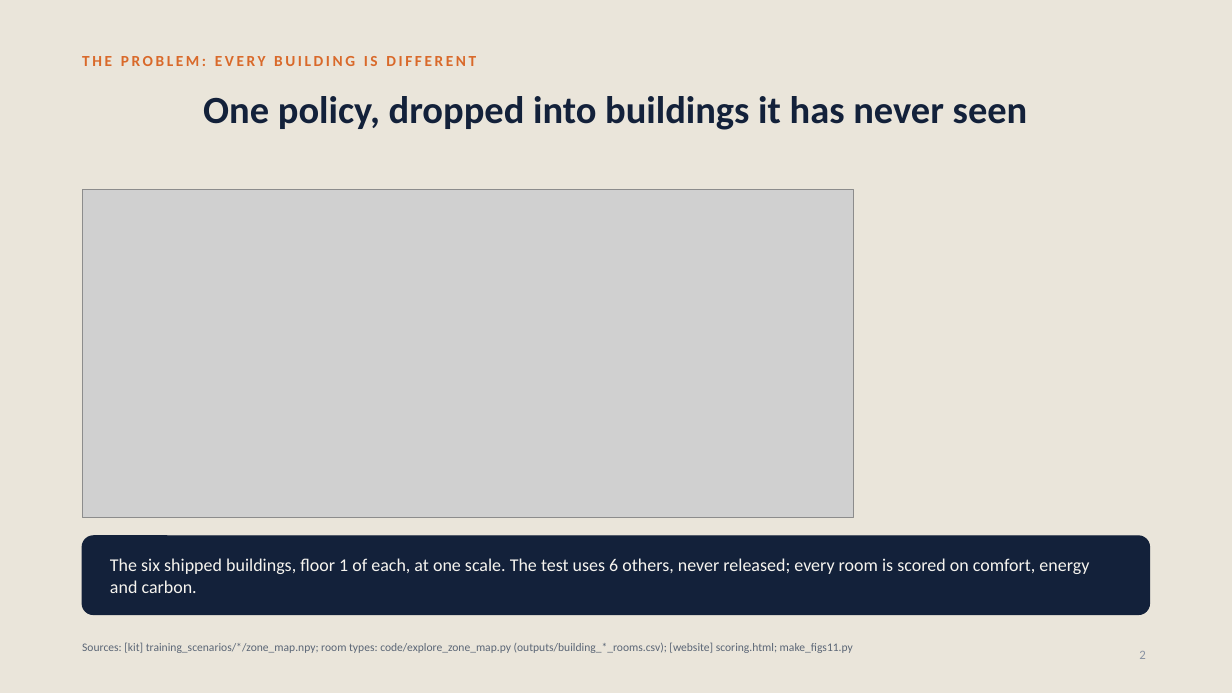
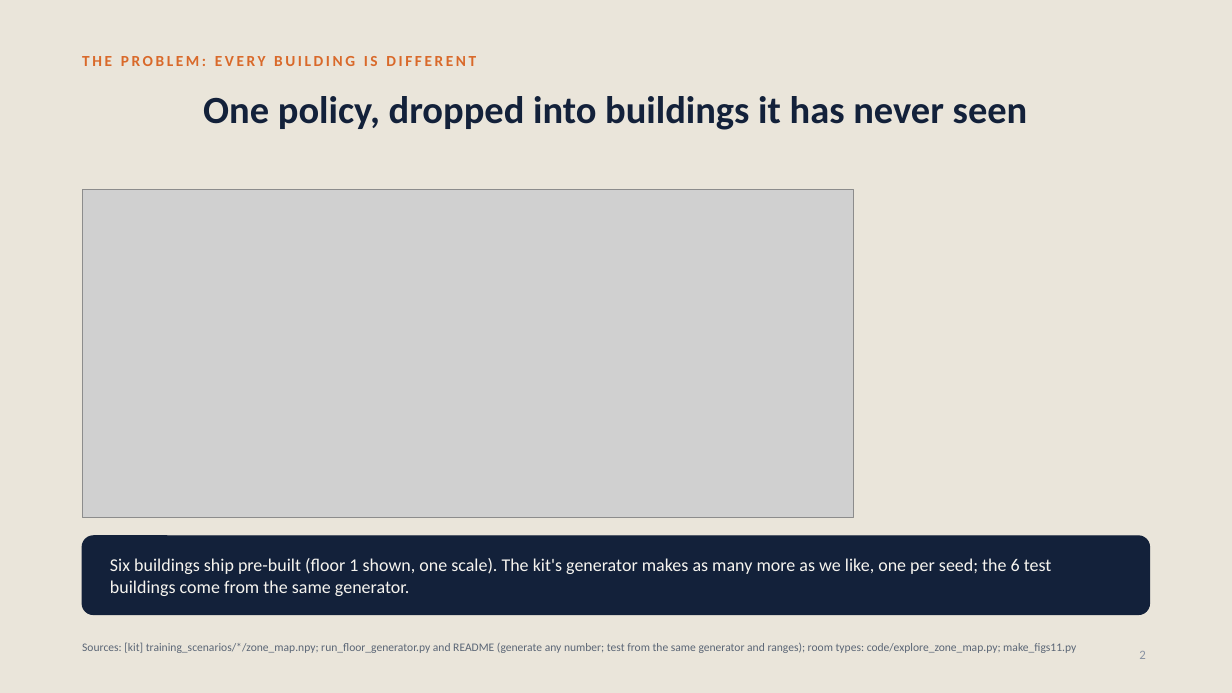
Before and after one commit to srivathsanb14/working-code, a slide deck: slide 2 of docs/One_Controller_for_Every_Building_meeting.pptx. Drawn at 1232x693 pixels with LibreOffice and Linux fonts; fonts in the diff are those of the drawing; grey boxes stand for pictures. Boxes give left, top, right and bottom in pixels: in the first picture for what was removed or moved away, otherwise in the second. Text is boxed around its words. In the diff, an @@ line names an element or a change of style, - is before the commit and + after.

```diff
--- a/docs/One_Controller_for_Every_Building_meeting.pptx
+++ b/docs/One_Controller_for_Every_Building_meeting.pptx
@@ text at [110,558,1052,596]: text changed @@
-The six shipped buildings, floor 1 of each, at one scale. The test uses 6 others, never released; every room is scored on comfort, energy and carbon.
+Six buildings ship pre-built (floor 1 shown, one scale). The kit's generator makes as many more as we like, one per seed; the 6 test buildings come from the same generator.
@@ text at [82,642,1076,653]: text changed @@
-Sources: [kit] training_scenarios/*/zone_map.npy; room types: code/explore_zone_map.py (outputs/building_*_rooms.csv); [website] scoring.html; make_figs11.py
+Sources: [kit] training_scenarios/*/zone_map.npy; run_floor_generator.py and README (generate any number; test from the same generator and ranges); room types: code/explore_zone_map.py; make_figs11.py
```
Also in this commit, not shown: 1 other slide changed, 2 other files.
